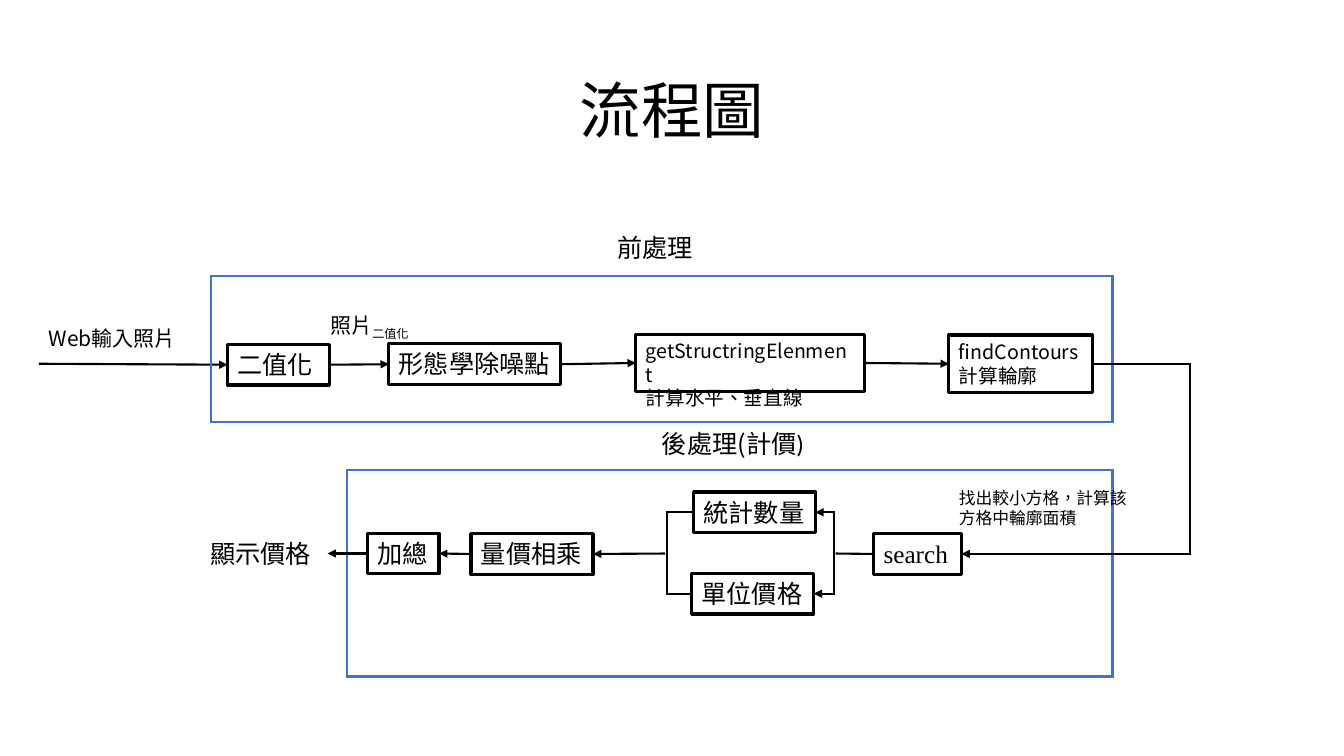
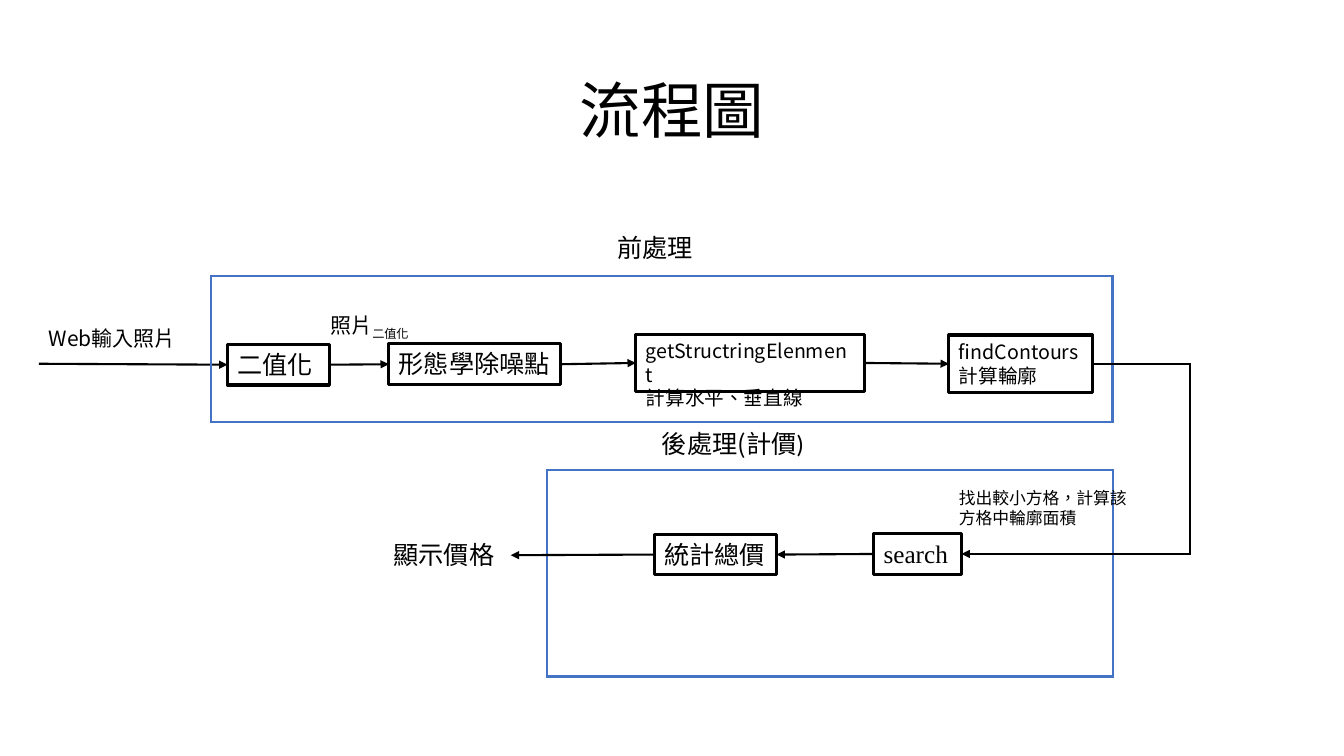
Before and after one commit to austin9328/Embedded_system, a slide deck: slide 4 of final_project/影像辨識 final_project.pptx. Drawn at 1344x756 pixels with LibreOffice and Linux fonts; fonts in the diff are those of the drawing. Boxes give left, top, right and bottom in pixels: in the first picture for what was removed or moved away, otherwise in the second. Text is boxed around its words. In the diff, an @@ line names an element or a change of style, - is before the commit and + after.

```diff
--- a/final_project/影像辨識 final_project.pptx
+++ b/final_project/影像辨識 final_project.pptx
@@ rectangle: place and size @@
-rectangle at (348, 470, 1113, 677)
+rectangle at (547, 470, 1113, 677)
@@ rectangle removed at (368, 533, 440, 574) @@
-加總
@@ text "顯示價格": place and size @@
-text "顯示價格" at (210, 542, 311, 565)
+text "顯示價格" at (393, 543, 494, 566)
@@ rectangle removed at (471, 533, 593, 574) @@
-量價相乘
@@ rectangle "統計總價": place and size @@
-rectangle "統計總價" at (694, 492, 816, 532)
+rectangle "統計總價" at (654, 534, 776, 575)
@@ elbow line removed from (694, 512) to (692, 594) @@
@@ elbow double arrow removed from (816, 512) to (814, 594) @@
@@ arrow removed from (471, 555) to (440, 554) @@
@@ arrow moved from (368, 554) - (328, 554) to (654, 555) - (511, 556) @@
@@ arrow removed from (665, 554) to (593, 555) @@
@@ text in rectangle at (664, 542, 765, 566): text changed @@
-統計數量
+統計總價
@@ line moved from (874, 555) - (836, 554) to (874, 555) - (776, 555) @@
@@ line (874, 555) - (776, 555): line to arrow @@
@@ rectangle removed at (692, 574, 814, 614) @@
-單位價格
```
Also in this commit, not shown: 6 other slides changed, 3 slides added, 3 slides removed.
